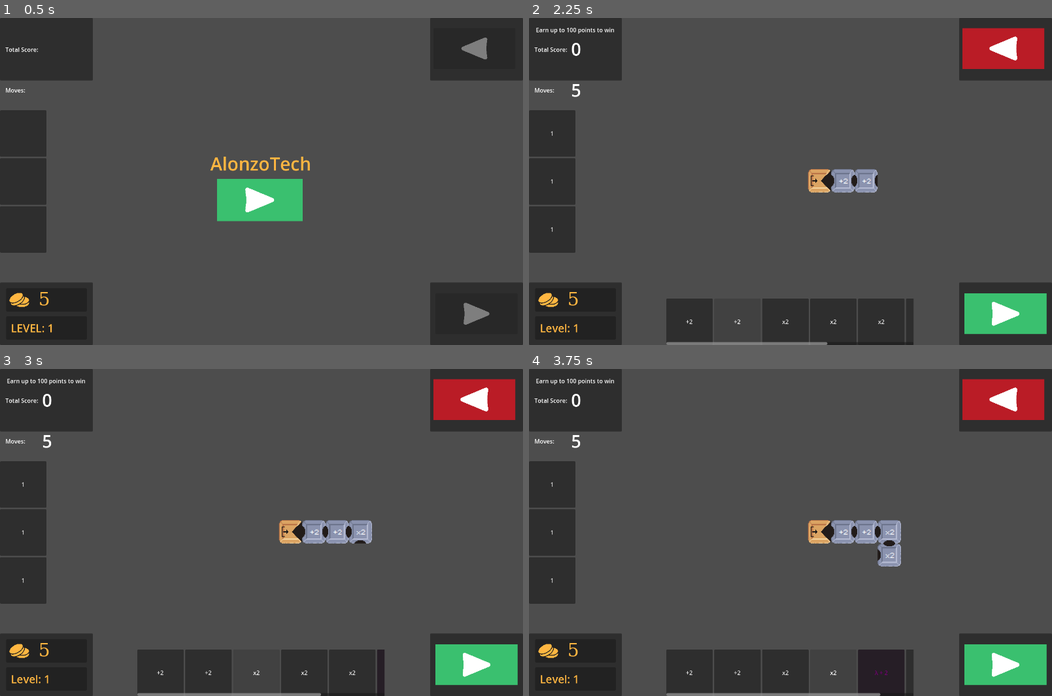
Above: before the commit, frames 1-4 (two rows, left to right).
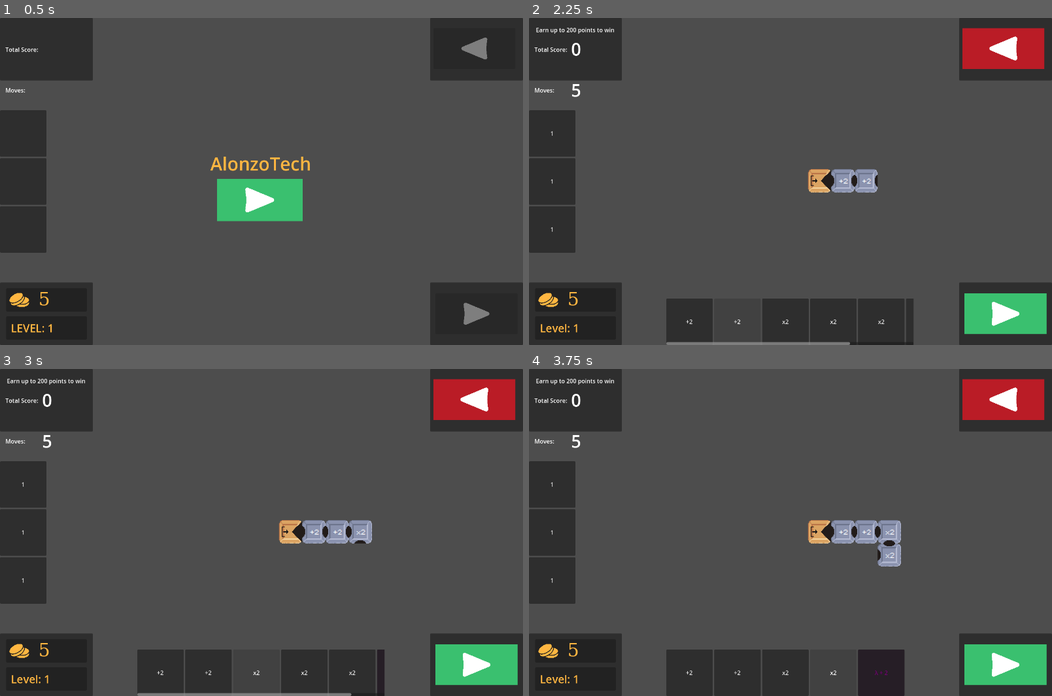
Above: after the commit, the same moments.

Repository: lemon4sour/alonzotech
Game: Godot game, scene res://src/game/build_area.tscn
Two runs of this game, one before a commit and one after it. Both use one fixed random seed, a clock stepped at 60 frames per second and the inputs below. Sound files missing from this copy of the repository are replaced by a short silence.
Inputs (mouse positions are in pixels of both pictures, inside the frame that each line leads up to):
- Up to frame 1 (0.5 s): no input
- Up to frame 2 (2.25 s): click (790, 201) at 0.5 s; click "+2" at 1.25 s; click "+2" at 2 s
- Up to frame 3 (3 s): click "x2" at 2.75 s
- Up to frame 4 (3.75 s): click "x2" at 3.5 s

Frame 1 is identical in both runs. In frame 2, less than 0.1% of the frame differs, in the area x 7-62%, y 3-100%; in frame 3, less than 0.1%; in frame 4, 0.6%, in the area x 7-74%, y 3-100%.

Commit message:
final balance

Diff:
--- a/src/game/tally.gd
+++ b/src/game/tally.gd
@@ -140,12 +140,12 @@
 ]
 
 const round_goals = [
-	100,
 	200,
 	400,
-	600,
 	1000,
-	1500,
-	2500,
-	5000
+	2000,
+	3000,
+	5000,
+	7500,
+	10000
 ]
--- a/src/inventory_singleton.gd
+++ b/src/inventory_singleton.gd
@@ -18,7 +18,6 @@
 	for i in range(4):
 		machines.push_back(Machine.construct(1, Placer.Direction.Left))
 	machines.push_back(Machine.construct(3, Placer.Direction.Left))
-	machines.push_back(Machine.construct(5, Placer.Direction.Left))
 
 	startable = true
 	revertable = false
